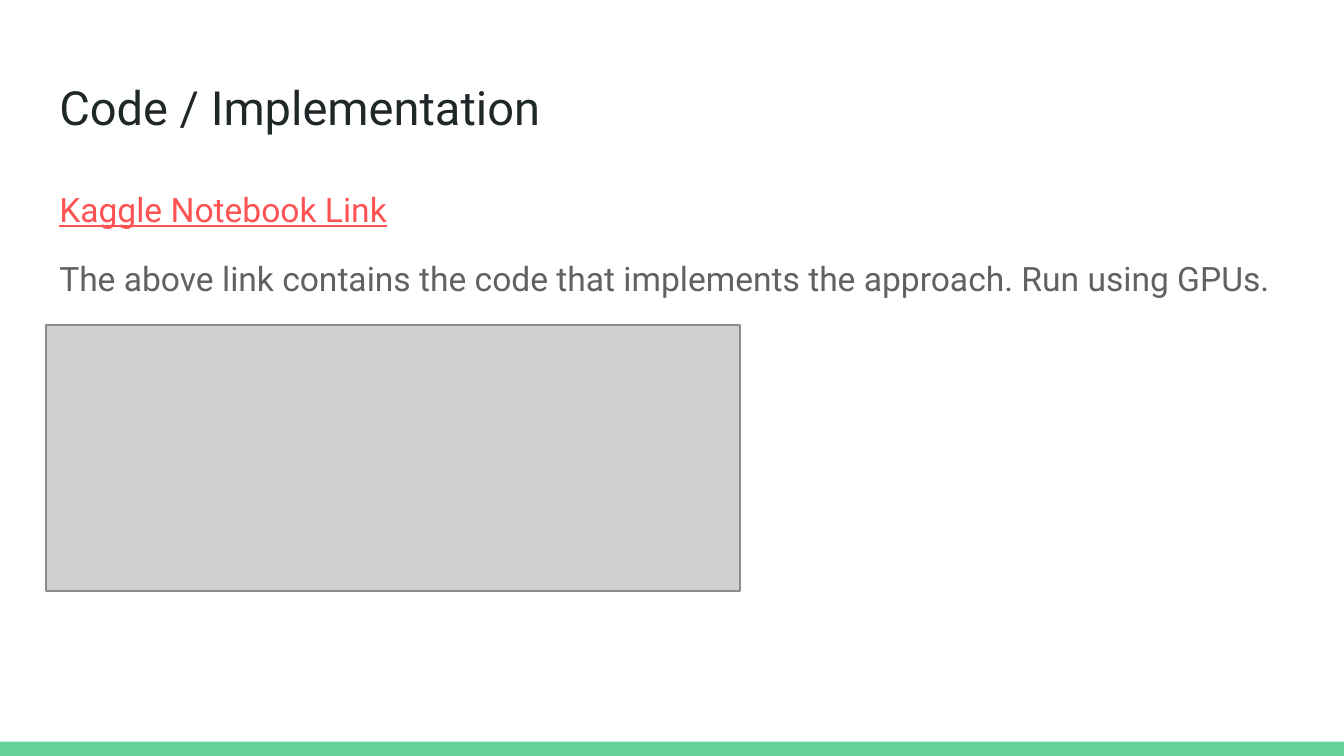
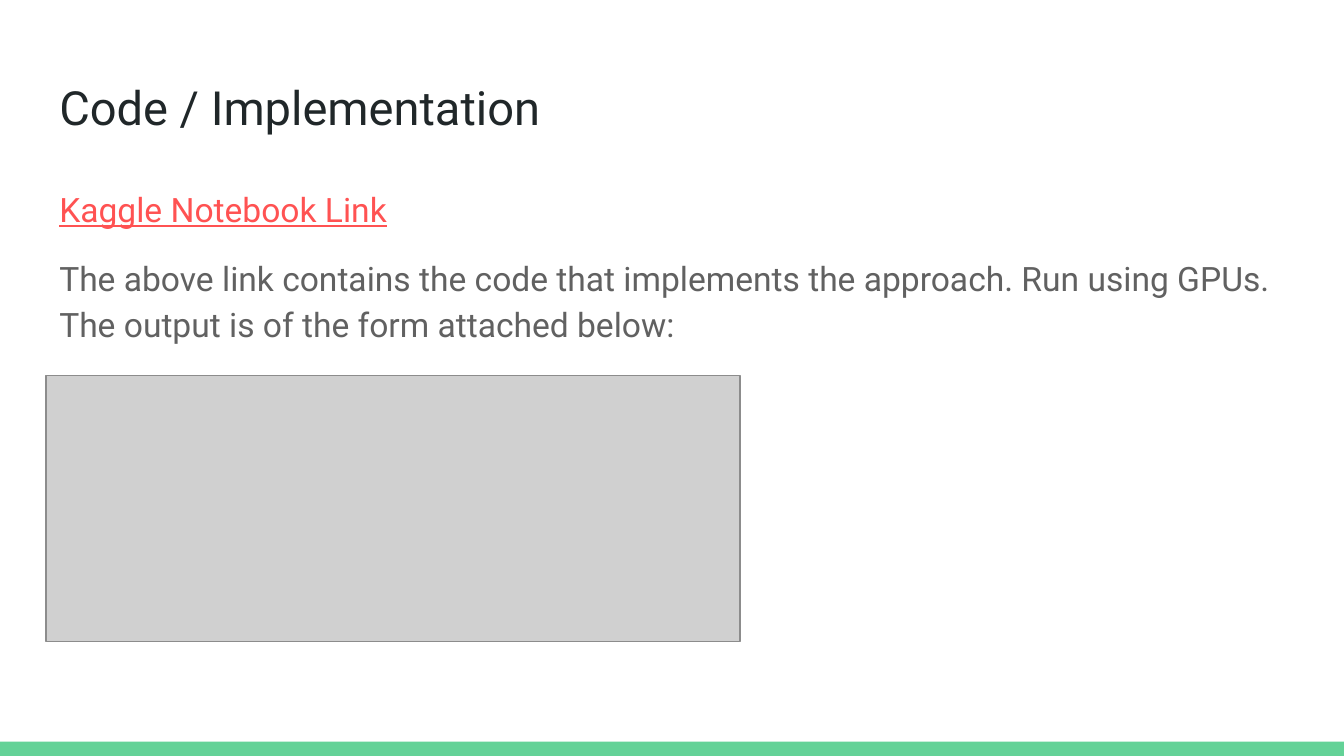
Before and after one commit to SachitNair/CSE4088_DA_2, a slide deck: slide 4 of Find breast cancers in screening mammograms.pptx. Drawn at 1344x756 pixels with LibreOffice and Linux fonts; fonts in the diff are those of the drawing; grey boxes stand for pictures. Boxes give left, top, right and bottom in pixels: in the first picture for what was removed or moved away, otherwise in the second. Text is boxed around its words. In the diff, an @@ line names an element or a change of style, - is before the commit and + after.

Commit message:
Describe op format

```diff
--- a/Find breast cancers in screening mammograms.pptx
+++ b/Find breast cancers in screening mammograms.pptx
@@ text at [59,266,1269,344]: text changed @@
-The above link contains the code that implements the approach. Run using GPUs.
+The above link contains the code that implements the approach. Run using GPUs. The output is of the form attached below:
@@ picture: place and size @@
-picture at [46,325,741,591]
+picture at [46,375,741,641]
```
